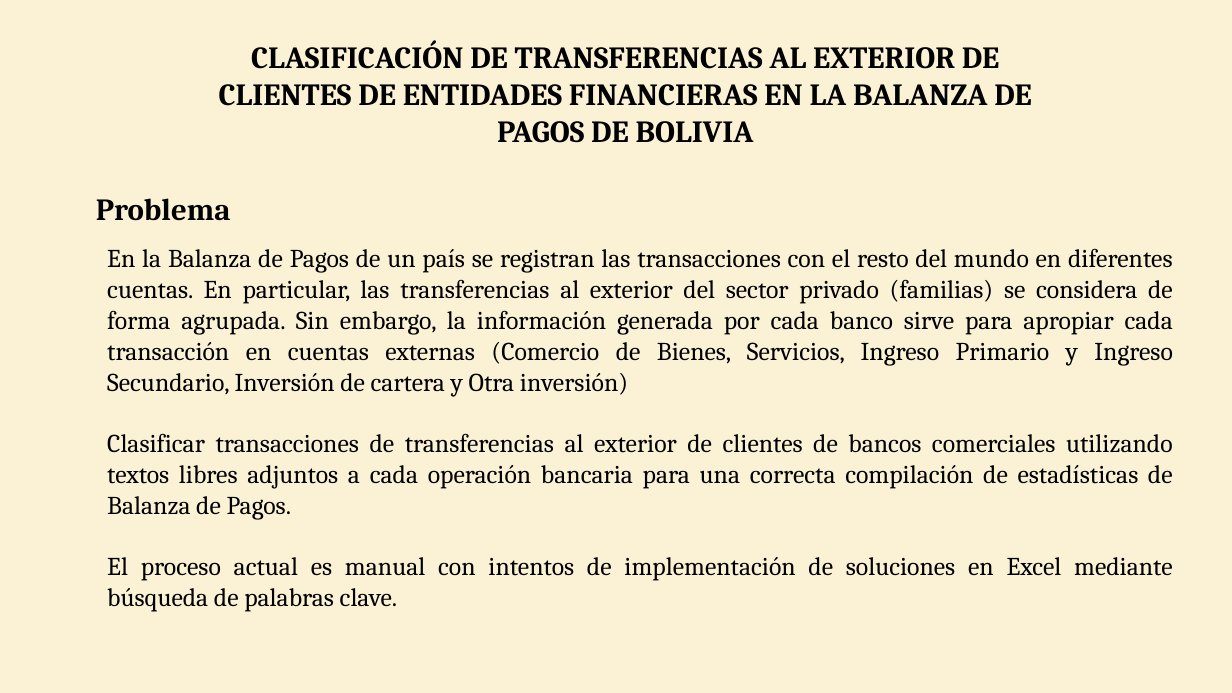
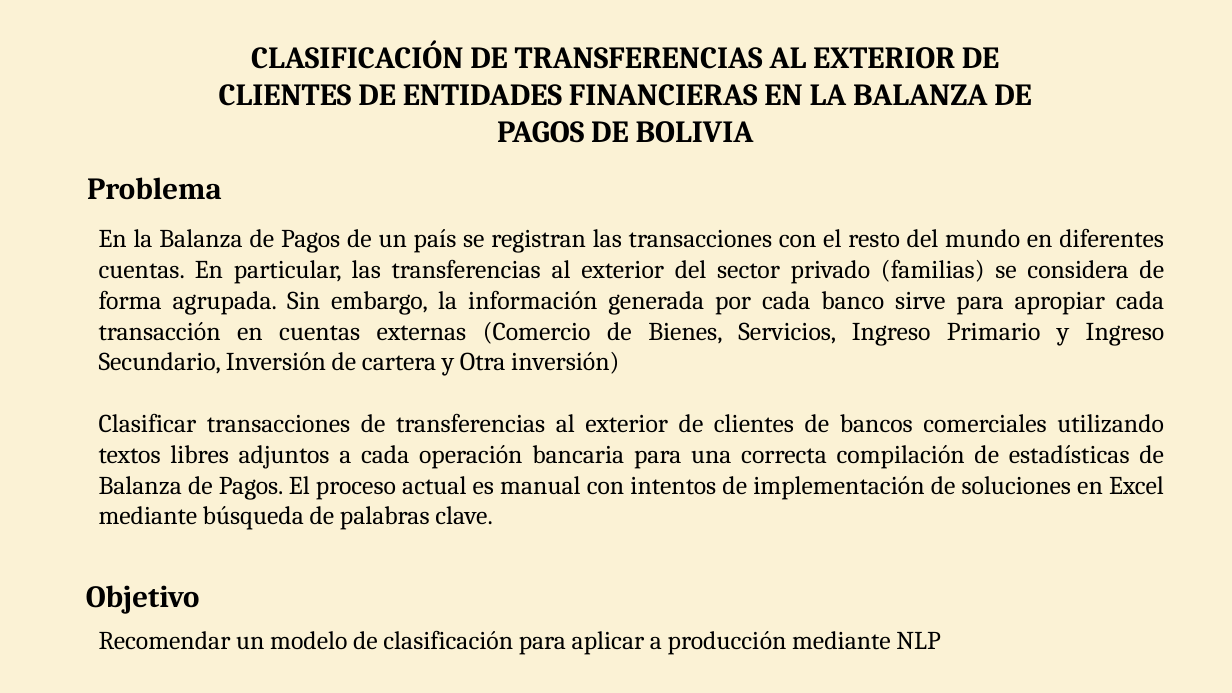
Before and after one commit to WilderGitHub/MCD, a slide deck: slide 2 of II. 08 Minería de Datos II/Proyecto Final.pptx. Drawn at 1232x693 pixels with LibreOffice and Linux fonts; fonts in the diff are those of the drawing. Boxes give left, top, right and bottom in pixels: in the first picture for what was removed or moved away, otherwise in the second. Text is boxed around its words. In the diff, an @@ line names an element or a change of style, - is before the commit and + after.

```diff
--- a/II. 08 Minería de Datos II/Proyecto Final.pptx
+++ b/II. 08 Minería de Datos II/Proyecto Final.pptx
@@ text "Problema" moved from (x1=96, y1=198, x2=231, y2=221) to (x1=87, y1=177, x2=222, y2=200) @@
@@ text "En la Balanza de Pagos ..." moved from (x1=107, y1=248, x2=1173, y2=612) to (x1=99, y1=228, x2=1164, y2=530) @@
@@ text at (x1=99, y1=413, x2=1164, y2=530): text changed @@
-Clasificar transacciones de transferencias al exterior de clientes de bancos comerciales utilizando textos libres adjuntos a cada operación bancaria para una correcta compilación de estadísticas de Balanza de Pagos.
-El proceso actual es manual con intentos de implementación de soluciones en Excel mediante búsqueda de palabras clave.
+Clasificar transacciones de transferencias al exterior de clientes de bancos comerciales utilizando textos libres adjuntos a cada operación bancaria para una correcta compilación de estadísticas de Balanza de Pagos. El proceso actual es manual con intentos de implementación de soluciones en Excel mediante búsqueda de palabras clave.
@@ text added at (x1=86, y1=585, x2=200, y2=614), 24 pt, text #000000, bold @@
+Objetivo
@@ text added at (x1=99, y1=630, x2=940, y2=654), 20 pt, text #000000 @@
+Recomendar un modelo de clasificación para aplicar a producción mediante NLP
```
Also in this commit, not shown: 2 other slides changed, 1 other file.
